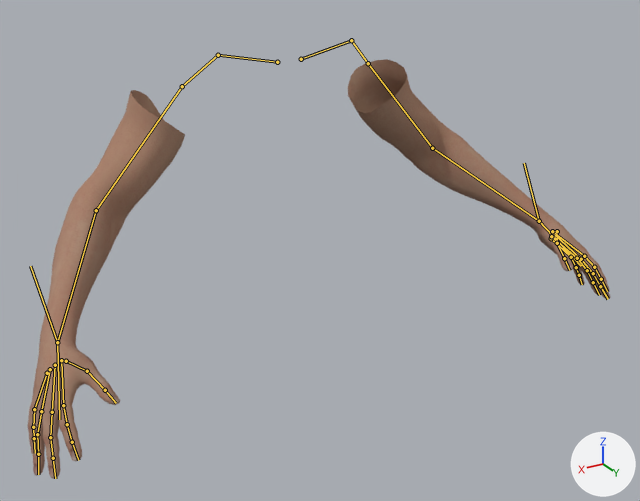
The Blender file Assets/Models/FPS_ARMS_ANIM.blend as it was, and as the next commit left it.
Rendered twice from a 50 mm camera at (7.68, 14.27, 3.58) aimed at (0.56, 2.41, -2.35). The lights are fixed; the arrows at lower right show +X, +Y and +Z. The bones that bend it are drawn over the model as lines.

Names of what the first picture shows: 'caucasian_male_1:Body'.
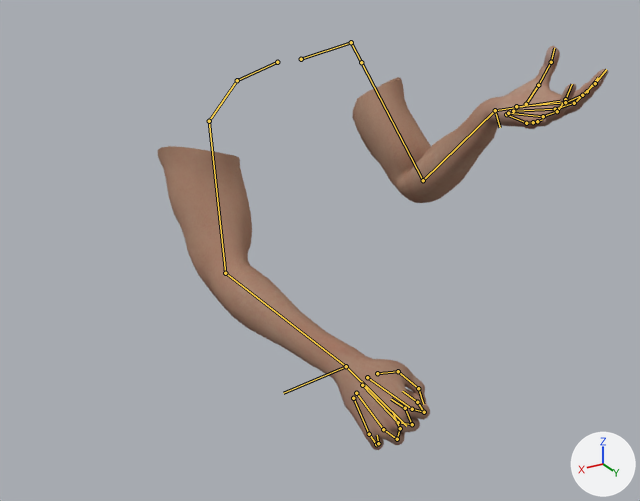
The newer file adds an action. The first version stands in its rest pose; the second is drawn at frame 26 of the action 'Vent'.

What the commit changed:
Bone 'upper_arm.R' (bone_upper_arm_r) turns from (0, 0, 0) to (62, -34, -16) degrees about its own x, y and z.
Bone 'forearm.R' (bone_forearm_r) turns from (0, 0, 0) to (75, 21, -20) degrees about its own x, y and z.
Bone 'hand.control.R' (bone_hand_control_r) moves from (0.0, 0.0, 0.0) to (3.72, -1.86, 1.54).
Bone 'hand.control.R' (bone_hand_control_r) turns from (0, 0, 0) to (-88, 40, 10) degrees about its own x, y and z.
Bone 'hand.R' (bone_hand_r) turns from (0, 0, 0) to (84, 57, 61) degrees about its own x, y and z.
Bone 'f_pinky.01.R' (bone_f_pinky_01_r) turns from (0, 0, 0) to (36, 0, 0) degrees about its own x, y and z.
Bone 'f_middle.01.R' (bone_f_middle_01_r) turns from (0, 0, 0) to (70, 0, 0) degrees about its own x, y and z.
Bone 'f_ring.01.R' (bone_f_ring_01_r) turns from (0, 0, 0) to (51, 0, 0) degrees about its own x, y and z.
Bone 'thumb.01.R' (bone_thumb_01_r) turns from (0, 0, 0) to (2, 0, -5) degrees about its own x, y and z.
Bone 'thumb.02.R' (bone_thumb_02_r) turns from (0, 0, 0) to (28, 0, 0) degrees about its own x, y and z.
Bone 'f_index.01.R' (bone_f_index_01_r) turns from (0, 0, 0) to (58, 13, -16) degrees about its own x, y and z.
Bone 'upper_arm.L' (bone_upper_arm_l) turns from (0, 0, 0) to (59, 26, -7) degrees about its own x, y and z.
Bone 'forearm.L' (bone_forearm_l) turns from (0, 0, 0) to (54, -20, 24) degrees about its own x, y and z.
Bone 'hand.control.L' (bone_hand_control_l) moves from (0.0, 0.0, 0.0) to (-2.46, 1.45, 3.4).
Bone 'hand.control.L' (bone_hand_control_l) turns from (0, 0, 0) to (-93, -32, 5) degrees about its own x, y and z.
Bone 'hand.L' (bone_hand_l) turns from (0, 0, 0) to (-30, -76, -36) degrees about its own x, y and z.
Bone 'palm_pinky.L' (bone_palm_pinky_l) turns from (0, 0, 0) to (0, 0, -6) degrees about its own x, y and z.
Bone 'f_pinky.01.L' (bone_f_pinky_01_l) turns from (0, 0, 0) to (-1, -1, -4) degrees about its own x, y and z.
Bone 'f_middle.01.L' (bone_f_middle_01_l) turns from (0, 0, 0) to (9, -1, 3) degrees about its own x, y and z.
Bone 'f_ring.01.L' (bone_f_ring_01_l) turns from (0, 0, 0) to (13, 0, 2) degrees about its own x, y and z.
Bone 'thumb.01.L' (bone_thumb_01_l) turns from (0, 0, 0) to (-11, -1, 5) degrees about its own x, y and z.
Bone 'thumb.02.L' (bone_thumb_02_l) turns from (0, 0, 0) to (22, -10, 20) degrees about its own x, y and z.
Bone 'f_index.01.L' (bone_f_index_01_l) turns from (0, 0, 0) to (7, -22, 6) degrees about its own x, y and z.

What differs and where, as boxes [x1, y1, x2, y2] in the pictures (640 x 501 px):
'caucasian_male_1:Body', posed (22% narrower): before [28, 59, 610, 479]; after [158, 46, 609, 450]
bone 'upper_arm.R', root to tip: before (182, 86) to (96, 210); after (209, 121) to (225, 273)
bone 'forearm.R', root to tip: before (96, 210) to (57, 342); after (225, 273) to (346, 366)
bone 'hand.control.R', root to tip: before (57, 342) to (30, 266); after (346, 366) to (283, 393)
bone 'hand.R', root to tip: before (57, 342) to (59, 419); after (346, 366) to (406, 426)
bone 'f_pinky.01.R', root to tip: before (34, 409) to (33, 427); after (369, 434) to (376, 444)
bone 'f_middle.01.R', root to tip: before (52, 412) to (50, 437); after (398, 422) to (412, 424)
bone 'f_ring.01.R', root to tip: before (41, 411) to (37, 434); after (383, 429) to (397, 439)
bone 'thumb.01.R', root to tip: before (66, 361) to (87, 371); after (377, 373) to (398, 371)
bone 'thumb.02.R', root to tip: before (87, 371) to (105, 390); after (398, 371) to (418, 388)
bone 'f_index.01.R', root to tip: before (63, 405) to (67, 424); after (412, 409) to (424, 412)
bone 'upper_arm.L', root to tip: before (368, 63) to (432, 148); after (361, 62) to (423, 180)
bone 'forearm.L', root to tip: before (432, 148) to (539, 221); after (423, 180) to (495, 110)
bone 'hand.control.L', root to tip: before (539, 221) to (524, 163); after (495, 110) to (500, 127)
bone 'hand.L', root to tip: before (539, 221) to (581, 266); after (495, 110) to (560, 101)
bone 'palm_pinky.L', root to tip: before (551, 238) to (571, 257); after (506, 114) to (526, 123)
bone 'f_pinky.01.L', root to tip: before (571, 257) to (576, 267); after (526, 123) to (533, 122)
bone 'f_middle.01.L', root to tip: before (581, 259) to (593, 273); after (555, 109) to (574, 103)
bone 'f_ring.01.L', root to tip: before (577, 258) to (587, 270); after (543, 116) to (557, 111)
bone 'thumb.01.L', root to tip: before (557, 231) to (557, 243); after (526, 104) to (538, 85)
bone 'thumb.02.L', root to tip: before (557, 243) to (564, 258); after (538, 85) to (551, 62)
bone 'f_index.01.L', root to tip: before (584, 256) to (594, 267); after (565, 102) to (582, 95)
